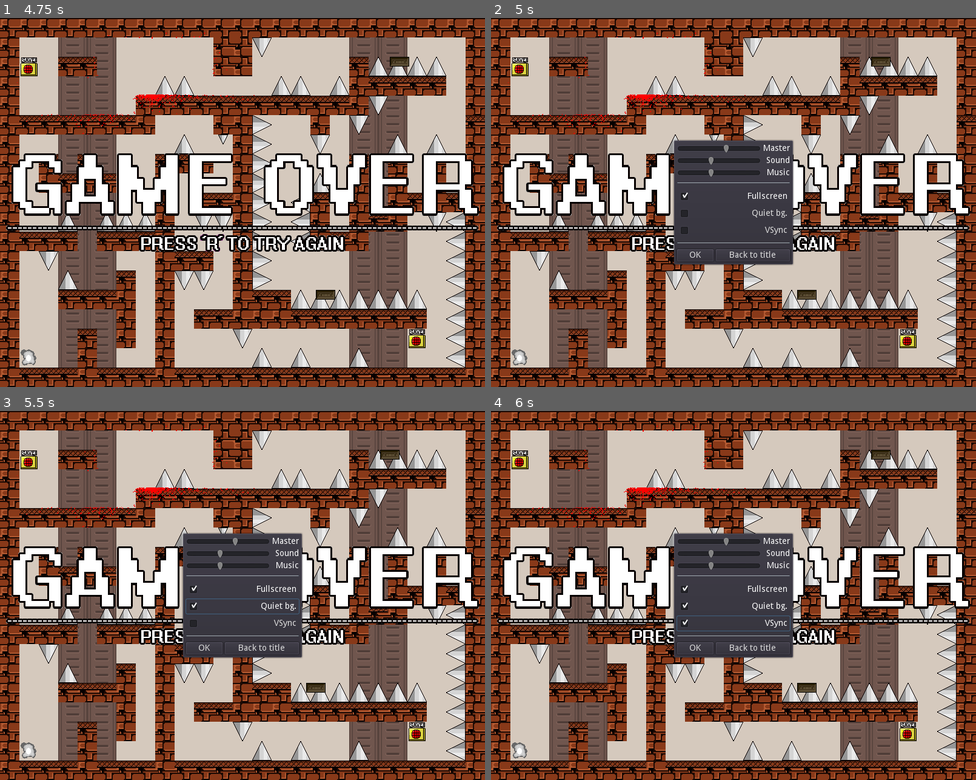
Above: before the commit, frames 1-4 (two rows, left to right).
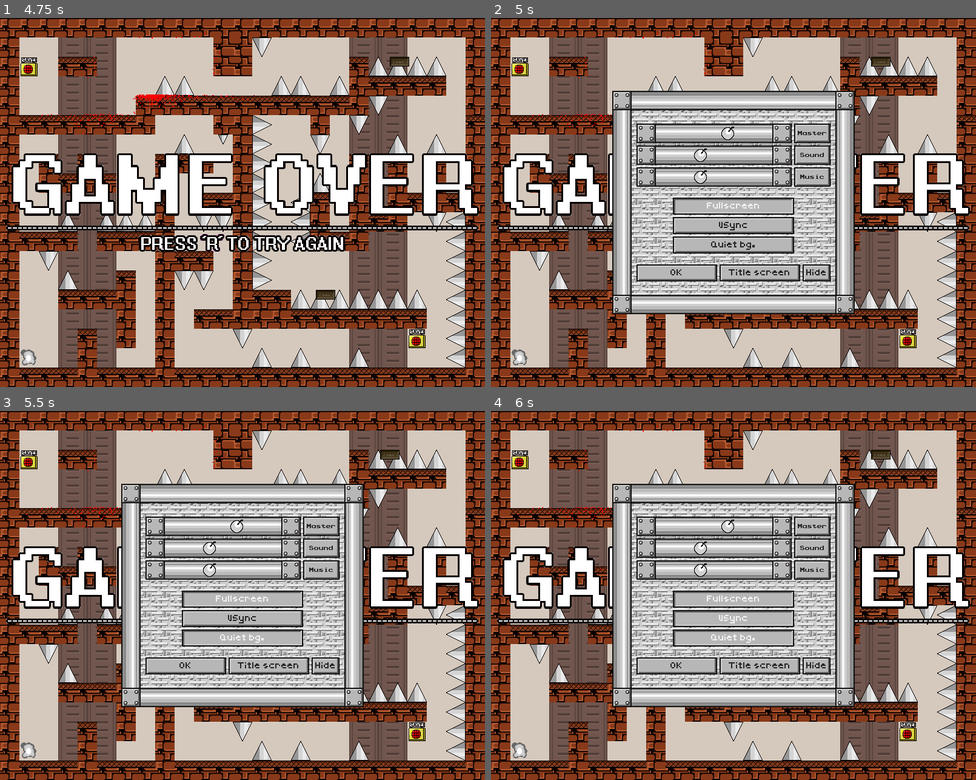
Above: after the commit, the same moments.

Repository: RolandMarchand/i-wanna-be-moowools-godot
Game: Godot game, scene res://scenes/Scene.tscn
Two runs of this game, one before a commit and one after it. Both use one fixed random seed, a clock stepped at 60 frames per second and the inputs below. Sound files missing from this copy of the repository are replaced by a short silence.
Inputs (mouse positions are in pixels of both pictures, inside the frame that each line leads up to):
- Up to frame 1 (4.75 s): tap Enter at 0.5 s; move the mouse to (349, 184) at 0.52 s; hold Right (ui_right) 0.53-2.03 s; tap Z (shoot) every 0.75 s from 0.6 to 4.35 s; click (349, 184) at 0.67 s; tap Shift (jump) at 0.77, 1.52, 3.02, 3.77, 4.52 s; move the mouse to (145, 220) at 1.27 s; click (145, 220) at 1.42 s; move the mouse to (291, 121) at 2.02 s; hold Left (ui_left) 2.03-2.78 s; click (291, 121) at 2.17 s; move the mouse to (218, 276) at 2.77 s; hold Right (ui_right) 2.78-4.28 s; click (218, 276) at 2.92 s; move the mouse to (388, 257) at 3.52 s; click (388, 257) at 3.67 s; tap F4 (fullscreen) at 4.15 s; move the mouse to (97, 147) at 4.27 s; hold Left (ui_left) from 4.28 s (still down); click (97, 147) at 4.42 s
- Up to frame 2 (5 s): keep holding Left (ui_left); tap P (pause) at 4.9 s
- Up to frame 3 (5.5 s): release Left (ui_left) at 5 s; click "Quiet bg." at 5 s
- Up to frame 4 (6 s): click "VSync" at 5.75 s

Frame 1 is identical in both runs. In frame 2, 27% of the frame differs, in the area x 25-75%, y 19-81%; in frame 3, 27%; in frame 4, 27%.

Commit message:
Finished UI. Added fonts. Added an option to hide the UI. Implemented quiet bg.

Diff:
--- /dev/null
+++ b/res/UI.tres
@@ -0,0 +1,90 @@
+[gd_resource type="Theme" load_steps=23 format=2]
+
+[ext_resource path="res://fonts/prstartk.ttf" type="DynamicFontData" id=1]
+[ext_resource path="res://res/button.tres" type="StyleBox" id=2]
+[ext_resource path="res://sprites/button_pressed.png" type="Texture" id=3]
+[ext_resource path="res://sprites/button_disabled.png" type="Texture" id=4]
+[ext_resource path="res://fonts/LionelMicroNbp.ttf" type="DynamicFontData" id=5]
+[ext_resource path="res://sprites/panel.png" type="Texture" id=6]
+[ext_resource path="res://sprites/cherry_button.png" type="Texture" id=7]
+
+[sub_resource type="DynamicFont" id=1]
+font_data = ExtResource( 5 )
+
+[sub_resource type="StyleBoxTexture" id=6]
+texture = ExtResource( 4 )
+region_rect = Rect2( 0, 0, 10, 10 )
+margin_left = 6.0
+margin_right = 6.0
+margin_top = 6.0
+margin_bottom = 6.0
+
+[sub_resource type="StyleBoxEmpty" id=7]
+
+[sub_resource type="StyleBoxTexture" id=5]
+texture = ExtResource( 3 )
+region_rect = Rect2( 0, 0, 10, 10 )
+margin_left = 6.0
+margin_right = 6.0
+margin_top = 6.0
+margin_bottom = 6.0
+
+[sub_resource type="StyleBoxEmpty" id=8]
+
+[sub_resource type="StyleBoxEmpty" id=9]
+
+[sub_resource type="StyleBoxEmpty" id=10]
+
+[sub_resource type="StyleBoxEmpty" id=11]
+
+[sub_resource type="StyleBoxEmpty" id=12]
+
+[sub_resource type="StyleBoxEmpty" id=13]
+
+[sub_resource type="StyleBoxEmpty" id=14]
+
+[sub_resource type="StyleBoxEmpty" id=15]
+
+[sub_resource type="StyleBoxEmpty" id=16]
+
+[sub_resource type="StyleBoxTexture" id=17]
+texture = ExtResource( 6 )
+region_rect = Rect2( 0, 64, 96, 32 )
+margin_left = 32.0
+margin_right = 32.0
+margin_top = 32.0
+margin_bottom = 32.0
+
+[sub_resource type="DynamicFont" id=2]
+size = 8
+font_data = ExtResource( 1 )
+
+[resource]
+Button/colors/font_color = Color( 0.156863, 0.156863, 0.156863, 1 )
+Button/colors/font_color_disabled = Color( 0.156863, 0.156863, 0.156863, 0.313726 )
+Button/colors/font_color_focus = Color( 0.156863, 0.156863, 0.156863, 1 )
+Button/colors/font_color_hover = Color( 0.376471, 0.376471, 0.376471, 1 )
+Button/colors/font_color_pressed = Color( 0.94902, 0.94902, 0.94902, 1 )
+Button/fonts/font = SubResource( 1 )
+Button/styles/disabled = SubResource( 6 )
+Button/styles/focus = SubResource( 7 )
+Button/styles/hover = ExtResource( 2 )
+Button/styles/normal = ExtResource( 2 )
+Button/styles/pressed = SubResource( 5 )
+CheckBox/styles/disabled = SubResource( 8 )
+CheckBox/styles/focus = SubResource( 9 )
+CheckBox/styles/hover = SubResource( 10 )
+CheckBox/styles/hover_pressed = SubResource( 11 )
+CheckBox/styles/normal = SubResource( 12 )
+CheckBox/styles/pressed = SubResource( 13 )
+HSeparator/styles/separator = SubResource( 14 )
+HSlider/icons/grabber = ExtResource( 7 )
+HSlider/icons/grabber_disabled = ExtResource( 7 )
+HSlider/icons/grabber_highlight = ExtResource( 7 )
+HSlider/icons/tick = null
+HSlider/styles/grabber_area = SubResource( 15 )
+HSlider/styles/grabber_area_highlight = SubResource( 16 )
+HSlider/styles/slider = SubResource( 17 )
+Label/colors/font_color = Color( 0.156863, 0.156863, 0.156863, 1 )
+Label/fonts/font = SubResource( 2 )
+Label/styles/normal = ExtResource( 2 )
--- /dev/null
+++ b/res/button.tres
@@ -0,0 +1,11 @@
+[gd_resource type="StyleBoxTexture" load_steps=2 format=2]
+
+[ext_resource path="res://sprites/button.png" type="Texture" id=1]
+
+[resource]
+texture = ExtResource( 1 )
+region_rect = Rect2( 0, 0, 10, 10 )
+margin_left = 6.0
+margin_right = 6.0
+margin_top = 6.0
+margin_bottom = 6.0
--- a/scenes/UI.gd
+++ b/scenes/UI.gd
@@ -31,30 +31,38 @@
 onready var _go: MarginContainer = $GameOver
 onready var _menu: MarginContainer = $Menu
 
-onready var _master: HSlider = $Menu/PanelContainer/VBoxContainer/HBoxContainer/HBoxContainer3/Master
-onready var _sound: HSlider = $Menu/PanelContainer/VBoxContainer/HBoxContainer/HBoxContainer/Sound
-onready var _music: HSlider = $Menu/PanelContainer/VBoxContainer/HBoxContainer/HBoxContainer2/Music
-onready var _fs: CheckBox = $Menu/PanelContainer/VBoxContainer/VBoxContainer/Fullscreen
-onready var _quiet_bg: CheckBox = $Menu/PanelContainer/VBoxContainer/VBoxContainer/QuietBG
-onready var _vsync: CheckBox = $Menu/PanelContainer/VBoxContainer/VBoxContainer/VSync
-onready var _ok: Button = $Menu/PanelContainer/VBoxContainer/HBoxContainer5/Ok
-onready var _back_ts: Button = $Menu/PanelContainer/VBoxContainer/HBoxContainer5/Back2Title
+onready var _master: HSlider = $Menu/NinePatchRect/MarginContainer/VBoxContainer/HBoxContainer/HBoxContainer3/Master
+onready var _sound: HSlider = $Menu/NinePatchRect/MarginContainer/VBoxContainer/HBoxContainer/HBoxContainer/Sound
+onready var _music: HSlider = $Menu/NinePatchRect/MarginContainer/VBoxContainer/HBoxContainer/HBoxContainer2/Music
+onready var _fs: Button = $Menu/NinePatchRect/MarginContainer/VBoxContainer/HBoxContainer2/Fullscreen
+onready var _quiet_bg: Button = $Menu/NinePatchRect/MarginContainer/VBoxContainer/HBoxContainer2/QuietBG
+onready var _vsync: Button = $Menu/NinePatchRect/MarginContainer/VBoxContainer/HBoxContainer2/VSync
+onready var _ok: Button = $Menu/NinePatchRect/MarginContainer/VBoxContainer/HBoxContainer5/Ok
+onready var _back_ts: Button = $Menu/NinePatchRect/MarginContainer/VBoxContainer/HBoxContainer5/Back2Title
+onready var _hide: Button = $Menu/NinePatchRect/MarginContainer/VBoxContainer/HBoxContainer5/Hide
+onready var _show: Button = $Show
 
-onready var _sound_test: AudioStreamPlayer = $Menu/PanelContainer/VBoxContainer/HBoxContainer/Test
+onready var _sound_test: AudioStreamPlayer = $Menu/NinePatchRect/MarginContainer/VBoxContainer/HBoxContainer/Test
 
-func _ready():
+func _ready() -> void:
 	# warning-ignore:return_value_discarded
-	Shortcuts.connect("paused", self, "set_menu_visible")
+	Shortcuts.connect("paused", self, "_set_menu_visible")
+	# warning-ignore:return_value_discarded
+	Shortcuts.connect("fullscreen", self, "_refresh_settings")
+
+	Music.connect("vol_changed", self, "_refresh_settings")
+
+	_refresh_settings()
 
 func game_over() -> void:
 	_go.show() # Is hidden when scene is reloaded on reset
 
-func set_menu_visible(visible: bool) -> void:
+func _set_menu_visible(visible: bool) -> void:
 	if visible:
 		_refresh_settings()
 
 	_menu.set_visible(visible)
-
+	_show.set_visible(false)
 
 func _refresh_settings() -> void:
 	_fs.pressed = OS.is_window_fullscreen()
@@ -64,11 +72,16 @@
 	_sound.value = db2linear(AudioServer.get_bus_volume_db(1))
 	_music.value = db2linear(AudioServer.get_bus_volume_db(2))
 
-func _test_audio():
-	if not Input.is_action_just_pressed("pause"):
+func _test_audio() -> void:
+	# Audio musn't be tested roguely
+	if Input.is_mouse_button_pressed(BUTTON_LEFT) or \
+		Input.is_mouse_button_pressed(BUTTON_RIGHT) or \
+		Input.is_mouse_button_pressed(BUTTON_WHEEL_UP) or \
+		Input.is_mouse_button_pressed(BUTTON_WHEEL_DOWN):
+
 		_sound_test.play()
 
-func _on_Ok_pressed():
+func _on_Ok_pressed() -> void:
 	_menu.hide()
 	get_tree().set_pause(false)
 
@@ -77,29 +90,41 @@
 	pass # Replace with function body.
 
 
-func _on_VSync_pressed():
-	OS.set_use_vsync(_vsync.is_pressed())
+func _on_Sound_value_changed(value) -> void:
+	AudioServer.set_bus_volume_db(1, linear2db(value))
+
+	_test_audio()
+
+func _on_Music_value_changed(value) -> void:
+	AudioServer.set_bus_volume_db(2, linear2db(value))
+
+	_test_audio()
 
 
-func _on_QuietBG_pressed():
-	Music.set_quiet(_quiet_bg.is_pressed())
+func _on_Master_value_changed(value) -> void:
+	AudioServer.set_bus_volume_db(0, linear2db(value))
+	# Used to set quiet bg
+	# Notifications are broken and signals don't exist :(
+	Music.original_volume = linear2db(value)
+
+	_test_audio()
+
+func _on_Button_pressed() -> void:
+	_show.hide()
+	_menu.show()
+
+func _on_Hide_pressed() -> void:
+	_menu.hide()
+	_show.show()
 
 
-func _on_Fullscreen_pressed():
-	OS.set_window_fullscreen(_fs.is_pressed())
-
-func _on_Sound_value_changed(value):
-	AudioServer.set_bus_volume_db(1, linear2db(value))
-
-	# Don't test the sound when the menu appears
-	_test_audio()
-
-func _on_Music_value_changed(value):
-	AudioServer.set_bus_volume_db(2, linear2db(value))
+func _on_Fullscreen_toggled(button_pressed: bool) -> void:
+	OS.set_window_fullscreen(button_pressed)
 
 
-func _on_Master_value_changed(value):
-	AudioServer.set_bus_volume_db(0, linear2db(value))
+func _on_Vsync_toggled(button_pressed: bool) -> void:
+	OS.set_use_vsync(button_pressed)
 
-	# Don't test the sound when the menu appears
-	_test_audio()
+
+func _on_QuietBG_toggled(button_pressed) -> void:
+	Music.set_quiet(button_pressed)
--- a/scenes/UI.tscn
+++ b/scenes/UI.tscn
@@ -1,8 +1,10 @@
-[gd_scene load_steps=4 format=2]
+[gd_scene load_steps=6 format=2]
 
 [ext_resource path="res://scenes/UI.gd" type="Script" id=1]
 [ext_resource path="res://sprites/sprGameOver_0.png" type="Texture" id=2]
 [ext_resource path="res://audio/sndJump.wav" type="AudioStream" id=3]
+[ext_resource path="res://res/UI.tres" type="Theme" id=4]
+[ext_resource path="res://sprites/panel.png" type="Texture" id=5]
 
 [node name="UI" type="CanvasLayer"]
 pause_mode = 2
@@ -38,159 +40,209 @@
 visible = false
 anchor_right = 1.0
 anchor_bottom = 1.0
-custom_constants/margin_right = 300
-custom_constants/margin_top = 200
-custom_constants/margin_left = 300
-custom_constants/margin_bottom = 200
-__meta__ = {
-"_edit_use_anchors_": false
-}
-
-[node name="PanelContainer" type="PanelContainer" parent="Menu"]
-margin_left = 300.0
-margin_top = 200.0
-margin_right = 500.0
-margin_bottom = 408.0
-
-[node name="VBoxContainer" type="VBoxContainer" parent="Menu/PanelContainer"]
-margin_left = 7.0
-margin_top = 7.0
-margin_right = 193.0
-margin_bottom = 201.0
-
-[node name="HBoxContainer" type="VBoxContainer" parent="Menu/PanelContainer/VBoxContainer"]
-margin_right = 186.0
-margin_bottom = 56.0
-
-[node name="HBoxContainer3" type="HBoxContainer" parent="Menu/PanelContainer/VBoxContainer/HBoxContainer"]
-margin_right = 186.0
-margin_bottom = 16.0
-
-[node name="Master" type="HSlider" parent="Menu/PanelContainer/VBoxContainer/HBoxContainer/HBoxContainer3"]
-margin_right = 138.0
-margin_bottom = 16.0
+theme = ExtResource( 4 )
+custom_constants/margin_right = 200
+custom_constants/margin_top = 120
+custom_constants/margin_left = 200
+custom_constants/margin_bottom = 120
+__meta__ = {
+"_edit_use_anchors_": false
+}
+
+[node name="NinePatchRect" type="NinePatchRect" parent="Menu"]
+margin_left = 200.0
+margin_top = 120.0
+margin_right = 600.0
+margin_bottom = 488.0
+texture = ExtResource( 5 )
+patch_margin_left = 32
+patch_margin_top = 32
+patch_margin_right = 32
+patch_margin_bottom = 32
+axis_stretch_horizontal = 1
+axis_stretch_vertical = 1
+
+[node name="MarginContainer" type="MarginContainer" parent="Menu/NinePatchRect"]
+anchor_right = 1.0
+anchor_bottom = 1.0
+custom_constants/margin_right = 40
+custom_constants/margin_top = 54
+custom_constants/margin_left = 40
+custom_constants/margin_bottom = 54
+__meta__ = {
+"_edit_use_anchors_": false
+}
+
+[node name="VBoxContainer" type="VBoxContainer" parent="Menu/NinePatchRect/MarginContainer"]
+margin_left = 40.0
+margin_top = 54.0
+margin_right = 360.0
+margin_bottom = 314.0
+custom_constants/separation = 0
+
+[node name="HBoxContainer" type="VBoxContainer" parent="Menu/NinePatchRect/MarginContainer/VBoxContainer"]
+margin_right = 320.0
+margin_bottom = 104.0
+custom_constants/separation = 4
+
+[node name="HBoxContainer3" type="HBoxContainer" parent="Menu/NinePatchRect/MarginContainer/VBoxContainer/HBoxContainer"]
+margin_right = 320.0
+margin_bottom = 32.0
+
+[node name="Master" type="HSlider" parent="Menu/NinePatchRect/MarginContainer/VBoxContainer/HBoxContainer/HBoxContainer3"]
+margin_right = 256.0
+margin_bottom = 32.0
 size_flags_horizontal = 3
 max_value = 1.0
 step = 0.1
 
-[node name="Label" type="Label" parent="Menu/PanelContainer/VBoxContainer/HBoxContainer/HBoxContainer3"]
-margin_left = 142.0
-margin_top = 1.0
-margin_right = 186.0
-margin_bottom = 15.0
-rect_min_size = Vector2( 40, 0 )
+[node name="Label" type="Label" parent="Menu/NinePatchRect/MarginContainer/VBoxContainer/HBoxContainer/HBoxContainer3"]
+margin_left = 260.0
+margin_right = 320.0
+margin_bottom = 32.0
+size_flags_vertical = 1
 text = "Master"
-align = 2
+align = 1
 valign = 1
 
-[node name="HBoxContainer" type="HBoxContainer" parent="Menu/PanelContainer/VBoxContainer/HBoxContainer"]
-margin_top = 20.0
-margin_right = 186.0
-margin_bottom = 36.0
-
-[node name="Sound" type="HSlider" parent="Menu/PanelContainer/VBoxContainer/HBoxContainer/HBoxContainer"]
-margin_right = 138.0
-margin_bottom = 16.0
+[node name="HBoxContainer" type="HBoxContainer" parent="Menu/NinePatchRect/MarginContainer/VBoxContainer/HBoxContainer"]
+margin_top = 36.0
+margin_right = 320.0
+margin_bottom = 68.0
+
+[node name="Sound" type="HSlider" parent="Menu/NinePatchRect/MarginContainer/VBoxContainer/HBoxContainer/HBoxContainer"]
+margin_right = 256.0
+margin_bottom = 32.0
 size_flags_horizontal = 3
 max_value = 1.0
 step = 0.1
 
-[node name="Label" type="Label" parent="Menu/PanelContainer/VBoxContainer/HBoxContainer/HBoxContainer"]
-margin_left = 142.0
-margin_top = 1.0
-margin_right = 186.0
-margin_bottom = 15.0
-rect_min_size = Vector2( 44, 0 )
+[node name="Label" type="Label" parent="Menu/NinePatchRect/MarginContainer/VBoxContainer/HBoxContainer/HBoxContainer"]
+margin_left = 260.0
+margin_right = 320.0
+margin_bottom = 32.0
+rect_min_size = Vector2( 60, 0 )
+size_flags_vertical = 1
 text = "Sound"
-align = 2
+align = 1
 valign = 1
 
-[node name="HBoxContainer2" type="HBoxContainer" parent="Menu/PanelContainer/VBoxContainer/HBoxContainer"]
-margin_top = 40.0
-margin_right = 186.0
-margin_bottom = 56.0
-
-[node name="Music" type="HSlider" parent="Menu/PanelContainer/VBoxContainer/HBoxContainer/HBoxContainer2"]
-margin_right = 138.0
-margin_bottom = 16.0
+[node name="HBoxContainer2" type="HBoxContainer" parent="Menu/NinePatchRect/MarginContainer/VBoxContainer/HBoxContainer"]
+margin_top = 72.0
+margin_right = 320.0
+margin_bottom = 104.0
+
+[node name="Music" type="HSlider" parent="Menu/NinePatchRect/MarginContainer/VBoxContainer/HBoxContainer/HBoxContainer2"]
+margin_right = 256.0
+margin_bottom = 32.0
 size_flags_horizontal = 3
 max_value = 1.0
 step = 0.1
 
-[node name="Label" type="Label" parent="Menu/PanelContainer/VBoxContainer/HBoxContainer/HBoxContainer2"]
-margin_left = 142.0
-margin_top = 1.0
-margin_right = 186.0
-margin_bottom = 15.0
-rect_min_size = Vector2( 44, 0 )
+[node name="Label" type="Label" parent="Menu/NinePatchRect/MarginContainer/VBoxContainer/HBoxContainer/HBoxContainer2"]
+margin_left = 260.0
+margin_right = 320.0
+margin_bottom = 32.0
+rect_min_size = Vector2( 60, 0 )
+size_flags_vertical = 1
 text = "Music"
-align = 2
+align = 1
 valign = 1
 
-[node name="Test" type="AudioStreamPlayer" parent="Menu/PanelContainer/VBoxContainer/HBoxContainer"]
+[node name="Test" type="AudioStreamPlayer" parent="Menu/NinePatchRect/MarginContainer/VBoxContainer/HBoxContainer"]
 stream = ExtResource( 3 )
 bus = "Sound"
 
-[node name="HSeparator" type="HSeparator" parent="Menu/PanelContainer/VBoxContainer"]
-margin_top = 60.0
-margin_right = 186.0
-margin_bottom = 71.0
+[node name="HSeparator" type="HSeparator" parent="Menu/NinePatchRect/MarginContainer/VBoxContainer"]
+margin_top = 104.0
+margin_right = 320.0
+margin_bottom = 122.0
+size_flags_horizontal = 3
 size_flags_vertical = 3
 
-[node name="VBoxContainer" type="VBoxContainer" parent="Menu/PanelContainer/VBoxContainer"]
-margin_top = 75.0
-margin_right = 186.0
-margin_bottom = 155.0
-
-[node name="Fullscreen" type="CheckBox" parent="Menu/PanelContainer/VBoxContainer/VBoxContainer"]
-margin_right = 186.0
-margin_bottom = 24.0
+[node name="HBoxContainer2" type="VBoxContainer" parent="Menu/NinePatchRect/MarginContainer/VBoxContainer"]
+margin_top = 122.0
+margin_right = 320.0
+margin_bottom = 214.0
+alignment = 1
+
+[node name="Fullscreen" type="Button" parent="Menu/NinePatchRect/MarginContainer/VBoxContainer/HBoxContainer2"]
+margin_left = 60.0
+margin_right = 260.0
+margin_bottom = 28.0
+rect_min_size = Vector2( 200, 0 )
+size_flags_horizontal = 4
+toggle_mode = true
 text = "Fullscreen"
-align = 2
-
-[node name="QuietBG" type="CheckBox" parent="Menu/PanelContainer/VBoxContainer/VBoxContainer"]
-margin_top = 28.0
-margin_right = 186.0
-margin_bottom = 52.0
+
+[node name="VSync" type="Button" parent="Menu/NinePatchRect/MarginContainer/VBoxContainer/HBoxContainer2"]
+margin_left = 60.0
+margin_top = 32.0
+margin_right = 260.0
+margin_bottom = 60.0
+rect_min_size = Vector2( 200, 0 )
+size_flags_horizontal = 4
+toggle_mode = true
+text = "VSync"
+
+[node name="QuietBG" type="Button" parent="Menu/NinePatchRect/MarginContainer/VBoxContainer/HBoxContainer2"]
+margin_left = 60.0
+margin_top = 64.0
+margin_right = 260.0
+margin_bottom = 92.0
+rect_min_size = Vector2( 200, 0 )
+size_flags_horizontal = 4
+toggle_mode = true
 text = "Quiet bg."
-align = 2
-
-[node name="VSync" type="CheckBox" parent="Menu/PanelContainer/VBoxContainer/VBoxContainer"]
-margin_top = 56.0
-margin_right = 186.0
-margin_bottom = 80.0
-text = "VSync"
-align = 2
-
-[node name="HSeparator2" type="HSeparator" parent="Menu/PanelContainer/VBoxContainer"]
-margin_top = 159.0
-margin_right = 186.0
-margin_bottom = 170.0
+
+[node name="HSeparator2" type="HSeparator" parent="Menu/NinePatchRect/MarginContainer/VBoxContainer"]
+margin_top = 214.0
+margin_right = 320.0
+margin_bottom = 232.0
+size_flags_horizontal = 3
 size_flags_vertical = 3
 
-[node name="HBoxContainer5" type="HBoxContainer" parent="Menu/PanelContainer/VBoxContainer"]
-margin_top = 174.0
-margin_right = 186.0
-margin_bottom = 194.0
-
-[node name="Ok" type="Button" parent="Menu/PanelContainer/VBoxContainer/HBoxContainer5"]
-margin_right = 60.0
+[node name="HBoxContainer5" type="HBoxContainer" parent="Menu/NinePatchRect/MarginContainer/VBoxContainer"]
+margin_top = 232.0
+margin_right = 320.0
+margin_bottom = 260.0
+
+[node name="Ok" type="Button" parent="Menu/NinePatchRect/MarginContainer/VBoxContainer/HBoxContainer5"]
+margin_right = 133.0
+margin_bottom = 28.0
+size_flags_horizontal = 3
+text = "OK"
+
+[node name="Back2Title" type="Button" parent="Menu/NinePatchRect/MarginContainer/VBoxContainer/HBoxContainer5"]
+margin_left = 137.0
+margin_right = 270.0
+margin_bottom = 28.0
+size_flags_horizontal = 3
+text = "Title screen"
+
+[node name="Hide" type="Button" parent="Menu/NinePatchRect/MarginContainer/VBoxContainer/HBoxContainer5"]
+margin_left = 274.0
+margin_right = 320.0
+margin_bottom = 28.0
+text = "Hide"
+
+[node name="Show" type="Button" parent="."]
+visible = false
+margin_right = 12.0
 margin_bottom = 20.0
-rect_min_size = Vector2( 60, 0 )
-text = "OK"
-
-[node name="Back2Title" type="Button" parent="Menu/PanelContainer/VBoxContainer/HBoxContainer5"]
-margin_left = 64.0
-margin_right = 186.0
-margin_bottom = 20.0
-size_flags_horizontal = 3
-text = "Back to title"
-
-[connection signal="value_changed" from="Menu/PanelContainer/VBoxContainer/HBoxContainer/HBoxContainer3/Master" to="." method="_on_Master_value_changed"]
-[connection signal="value_changed" from="Menu/PanelContainer/VBoxContainer/HBoxContainer/HBoxContainer/Sound" to="." method="_on_Sound_value_changed"]
-[connection signal="value_changed" from="Menu/PanelContainer/VBoxContainer/HBoxContainer/HBoxContainer2/Music" to="." method="_on_Music_value_changed"]
-[connection signal="pressed" from="Menu/PanelContainer/VBoxContainer/VBoxContainer/Fullscreen" to="." method="_on_Fullscreen_pressed"]
-[connection signal="pressed" from="Menu/PanelContainer/VBoxContainer/VBoxContainer/QuietBG" to="." method="_on_QuietBG_pressed"]
-[connection signal="pressed" from="Menu/PanelContainer/VBoxContainer/VBoxContainer/VSync" to="." method="_on_VSync_pressed"]
-[connection signal="pressed" from="Menu/PanelContainer/VBoxContainer/HBoxContainer5/Ok" to="." method="_on_Ok_pressed"]
-[connection signal="pressed" from="Menu/PanelContainer/VBoxContainer/HBoxContainer5/Back2Title" to="." method="_on_Back2Title_pressed"]
+theme = ExtResource( 4 )
+text = "Show"
+__meta__ = {
+"_edit_use_anchors_": false
+}
+
+[connection signal="value_changed" from="Menu/NinePatchRect/MarginContainer/VBoxContainer/HBoxContainer/HBoxContainer3/Master" to="." method="_on_Master_value_changed"]
+[connection signal="value_changed" from="Menu/NinePatchRect/MarginContainer/VBoxContainer/HBoxContainer/HBoxContainer/Sound" to="." method="_on_Sound_value_changed"]
+[connection signal="value_changed" from="Menu/NinePatchRect/MarginContainer/VBoxContainer/HBoxContainer/HBoxContainer2/Music" to="." method="_on_Music_value_changed"]
+[connection signal="toggled" from="Menu/NinePatchRect/MarginContainer/VBoxContainer/HBoxContainer2/Fullscreen" to="." method="_on_Fullscreen_toggled"]
+[connection signal="toggled" from="Menu/NinePatchRect/MarginContainer/VBoxContainer/HBoxContainer2/VSync" to="." method="_on_Vsync_toggled"]
+[connection signal="toggled" from="Menu/NinePatchRect/MarginContainer/VBoxContainer/HBoxContainer2/QuietBG" to="." method="_on_QuietBG_toggled"]
+[connection signal="pressed" from="Menu/NinePatchRect/MarginContainer/VBoxContainer/HBoxContainer5/Ok" to="." method="_on_Ok_pressed"]
+[connection signal="pressed" from="Menu/NinePatchRect/MarginContainer/VBoxContainer/HBoxContainer5/Back2Title" to="." method="_on_Back2Title_pressed"]
+[connection signal="pressed" from="Menu/NinePatchRect/MarginContainer/VBoxContainer/HBoxContainer5/Hide" to="." method="_on_Hide_pressed"]
+[connection signal="pressed" from="Show" to="." method="_on_Button_pressed"]
--- a/scripts/Music.gd
+++ b/scripts/Music.gd
@@ -26,12 +26,21 @@
 # OUT OF THE USE OF THIS SOFTWARE, EVEN IF ADVISED OF THE POSSIBILITY OF
 # SUCH DAMAGE.
 
+# Description:
+# Singleton managing audio buses and constantly playing music
+
 extends Node
+
+const QUIET_MULT := 3
 
 var _audio_player := AudioStreamPlayer.new()
 var _last_pos := 0.0
 var _mus_rock: AudioStream = preload("res://audio/musGuyRock.mp3")
 var _quiet: bool = false setget set_quiet, is_quiet
+# Takes a decibel value
+# Set in UI.gd
+# Used for quiet bg
+var original_volume: float
 
 func _ready() -> void:
 	add_child(_audio_player)
@@ -42,6 +51,19 @@
 	_audio_player.bus = "Music"
 
 	pause_mode = PAUSE_MODE_PROCESS
+
+signal vol_changed
+
+func _physics_process(_delta) -> void:
+	# Sets the audio quiet when window isn' focused
+	# Hacky, I know, but notifications don't work
+	if _quiet:
+		if OS.is_window_focused():
+			AudioServer.set_bus_volume_db(0, original_volume)
+		else:
+			var new_vol = db2linear(original_volume) / QUIET_MULT
+			AudioServer.set_bus_volume_db(0, linear2db(new_vol))
+
 
 func is_playing() -> bool:
 	return _audio_player.playing
--- a/scripts/Shortcuts.gd
+++ b/scripts/Shortcuts.gd
@@ -28,7 +28,9 @@
 
 extends Node
 
+signal reset
 signal paused
+signal fullscreen
 
 # There probably is a more efficient way of doing this
 var bg_img: RID = preload("res://sprites/bg_black.png").get_rid()
@@ -41,19 +43,22 @@
 
 	# Toggles pause
 	if Input.is_action_just_pressed("pause"):
-		var is_paused: bool = get_tree().is_paused()
+		var pause := not get_tree().is_paused()
 
-		get_tree().set_pause(not is_paused)
-		emit_signal("paused", not is_paused)
+		get_tree().set_pause(pause)
+		emit_signal("paused", pause)
 
 	if Input.is_action_just_pressed("reset"):
-		_reset()
+		if not get_tree().is_paused():
+			_reset()
+			emit_signal("reset")
 
 	if Input.is_action_just_pressed("quit"):
 		get_tree().quit(0)
 
 	if Input.is_action_just_pressed("fullscreen"):
 		OS.set_window_fullscreen(not OS.is_window_fullscreen())
+		emit_signal("fullscreen")
 
 	# Implement boss skip
 	if Input.is_action_just_pressed("skip"):
Not shown, added: fonts/COPYRIGHT.txt
Binary file added: fonts/CustomFontTtf12H30.ttf
Binary file added: fonts/LionelMicroNbp.ttf
Binary file added: fonts/PrStart.ttf
Binary file added: fonts/VCR_OSD_MONO.ttf
Binary file added: fonts/prstartk.ttf
Not shown, added: fonts/readme.txt
Binary file added: sprites/button.png
Binary file added: sprites/button_disabled.png
Not shown, added: sprites/button_disabled.png.import
Binary file added: sprites/button_pressed.png
Not shown, added: sprites/button_pressed.png.import
(and 4 more such lines)
